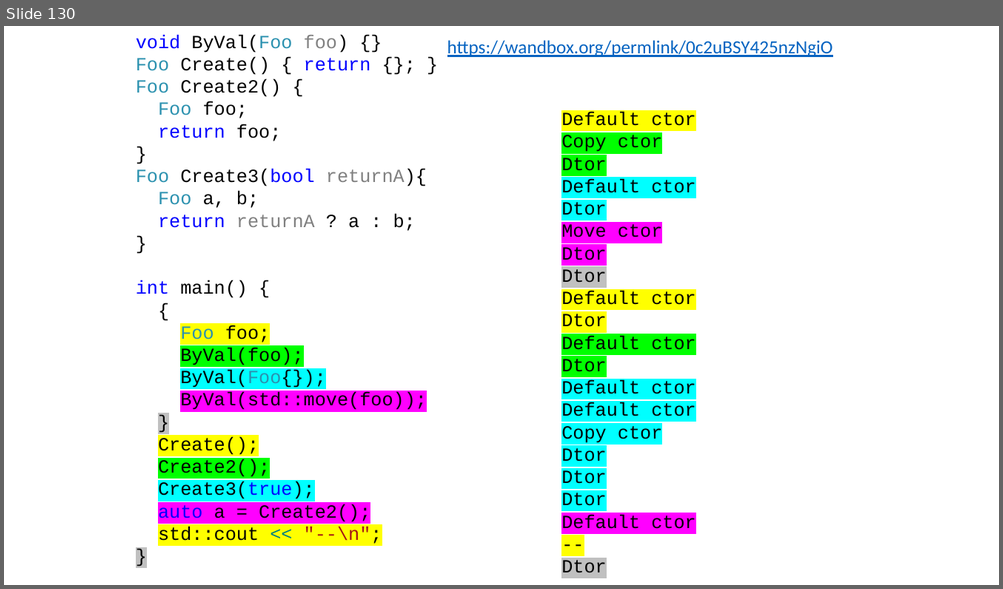
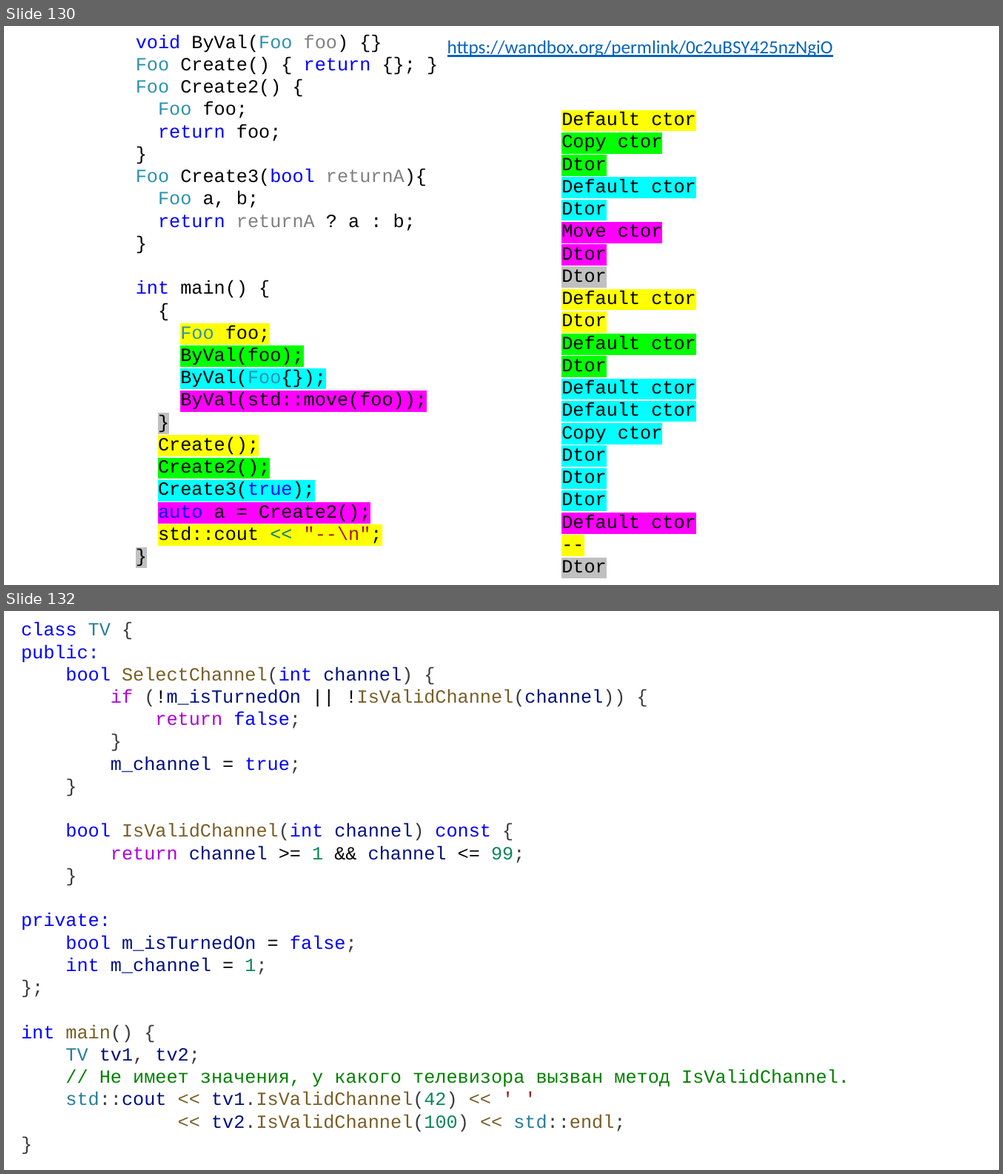
Before and after one commit to alexey-malov/oop, a slide deck: lectures/02/Основы ООП.pptx. Shown one above the other, each under a label of ours: slide 130 before the commit, slides 130 and 132 after it; the slides between them are not shown. The pictures are 1003x589 and 1003x1174 pixels, drawn with LibreOffice and Linux fonts; fonts in the diff are those of the drawing. Boxes give left, top, right and bottom in pixels: in the first picture for what was removed or moved away, otherwise in the second. Text is boxed around its words. In the diff, an @@ line names an element or a change of style, - is before the commit and + after.

Commit message:
Доработал раздел про статические методы и данные

```diff
--- a/lectures/02/Основы ООП.pptx
+++ b/lectures/02/Основы ООП.pptx
@@ slide 132 added at (4,611,999,1170), background #FFFFFF @@
@@ text added at (21,622,849,1133), 18 pt, text #001080 @@
+class TV {
+public:
+bool SelectChannel(int channel) {
+if (!m_isTurnedOn || !IsValidChannel(channel)) {
+return false;
+}
+m_channel = true;
+}
+bool IsValidChannel(int channel) const {
+return channel >= 1 && channel <= 99;
+}
+private:
+bool m_isTurnedOn = false;
+int m_channel = 1;
+};
+int main() {
+TV tv1, tv2;
+// Не имеет значения, у какого телевизора вызван метод IsValidChannel.
+std::cout << tv1.IsValidChannel(42) << ' '
+<< tv2.IsValidChannel(100) << std::endl;
+}
```
Also in this commit, not shown: 7 slides changed, 10 other slides added, 5 slides removed.
